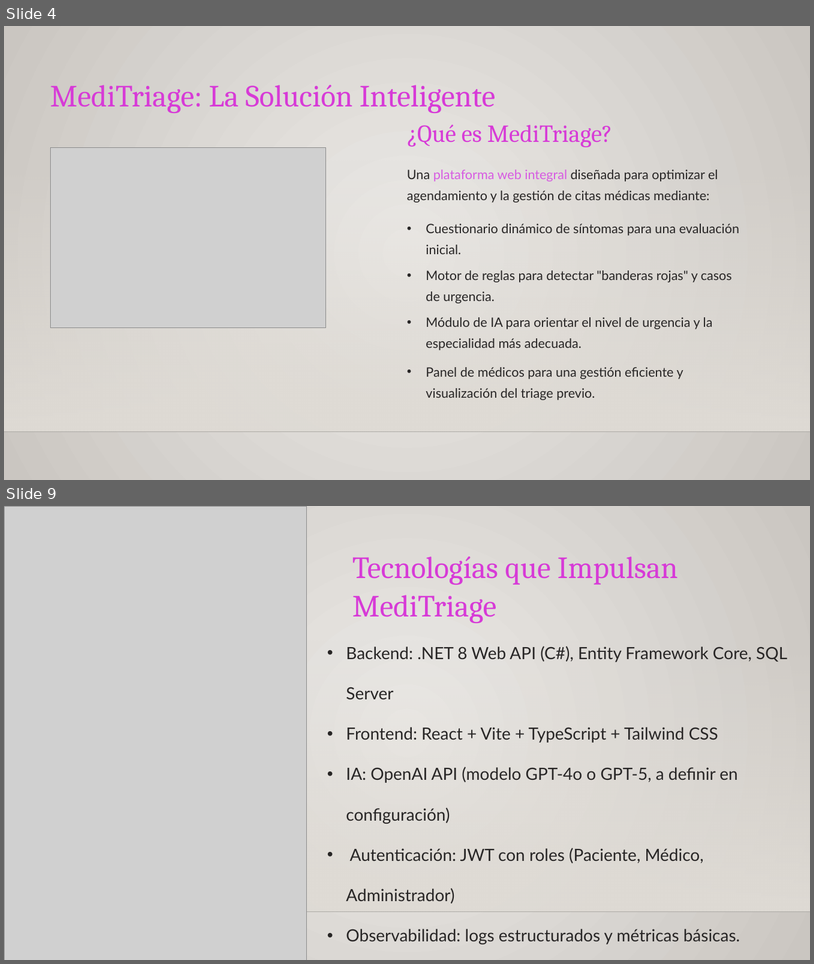
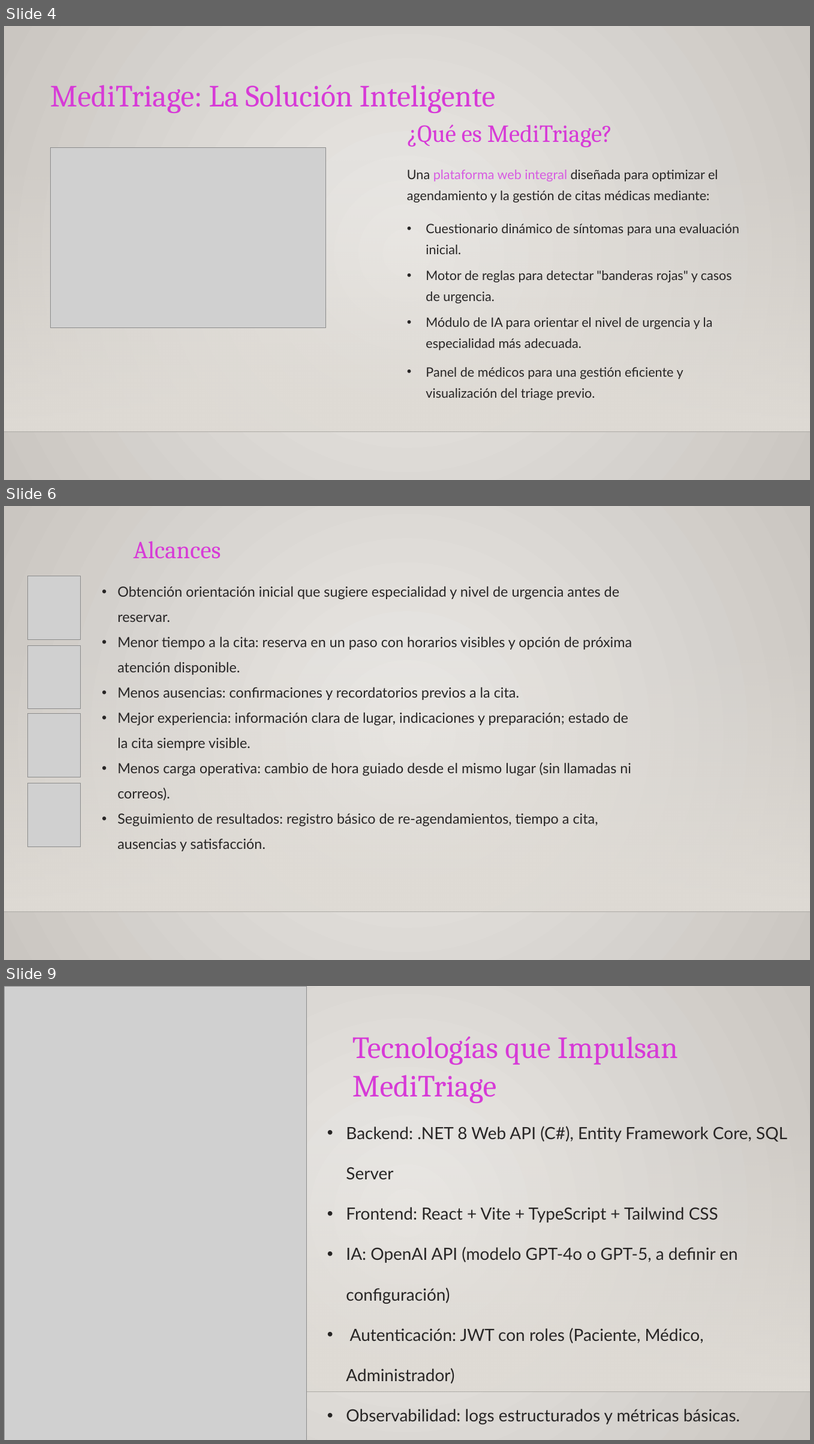
Before and after one commit to MRCuevasCarreno/MediTriage, a slide deck: Fase 2/Evidencias Proyecto/Presentación Proyecto.pptx. Shown one above the other, each under a label of ours: slides 4 and 9 before the commit, slides 4, 6 and 9 after it; the slides between them are not shown. The pictures are 814x964 and 814x1444 pixels, drawn with LibreOffice and Linux fonts; fonts in the diff are those of the drawing; grey boxes stand for pictures; background and template pictures are left out. Boxes give left, top, right and bottom in pixels: in the first picture for what was removed or moved away, otherwise in the second. Text is boxed around its words. In the diff, an @@ line names an element or a change of style, - is before the commit and + after.

```diff
--- a/Fase 2/Evidencias Proyecto/Presentación Proyecto.pptx
+++ b/Fase 2/Evidencias Proyecto/Presentación Proyecto.pptx
@@ slide 6 added at box(4, 506, 810, 960), background gradient #ECEAE7 to #CAC7C1; not listed: 2 template elements that a slide beside it also shows @@
@@ text added at box(134, 541, 221, 558), 35 pt, text #D73AD7 @@
+Alcances
@@ picture added at box(27, 576, 81, 640) @@
@@ text added at box(117, 586, 632, 851), 20 pt, text #272525 @@
+• Obtención orientación inicial que sugiere especialidad y nivel de urgencia antes de reservar.
+• Menor tiempo a la cita: reserva en un paso con horarios visibles y opción de próxima atención disponible.
+• Menos ausencias: confirmaciones y recordatorios previos a la cita.
+• Mejor experiencia: información clara de lugar, indicaciones y preparación; estado de la cita siempre visible.
+• Menos carga operativa: cambio de hora guiado desde el mismo lugar (sin llamadas ni correos).
+• Seguimiento de resultados: registro básico de re-agendamientos, tiempo a cita, ausencias y satisfacción.
@@ picture added at box(27, 645, 81, 709) @@
@@ picture added at box(27, 714, 81, 777) @@
@@ picture added at box(27, 783, 81, 846) @@
```
Also in this commit, not shown: 3 slides changed, 4 other slides added, 10 slides removed, 13 other files.
